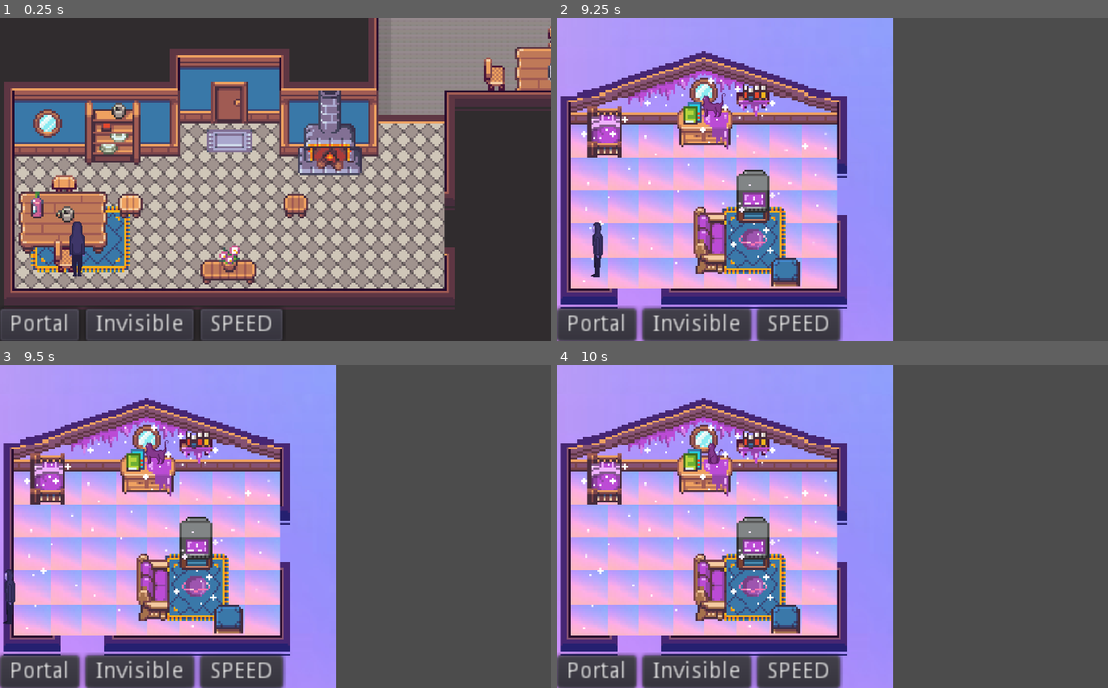
Above: before the commit, frames 1-4 (two rows, left to right).
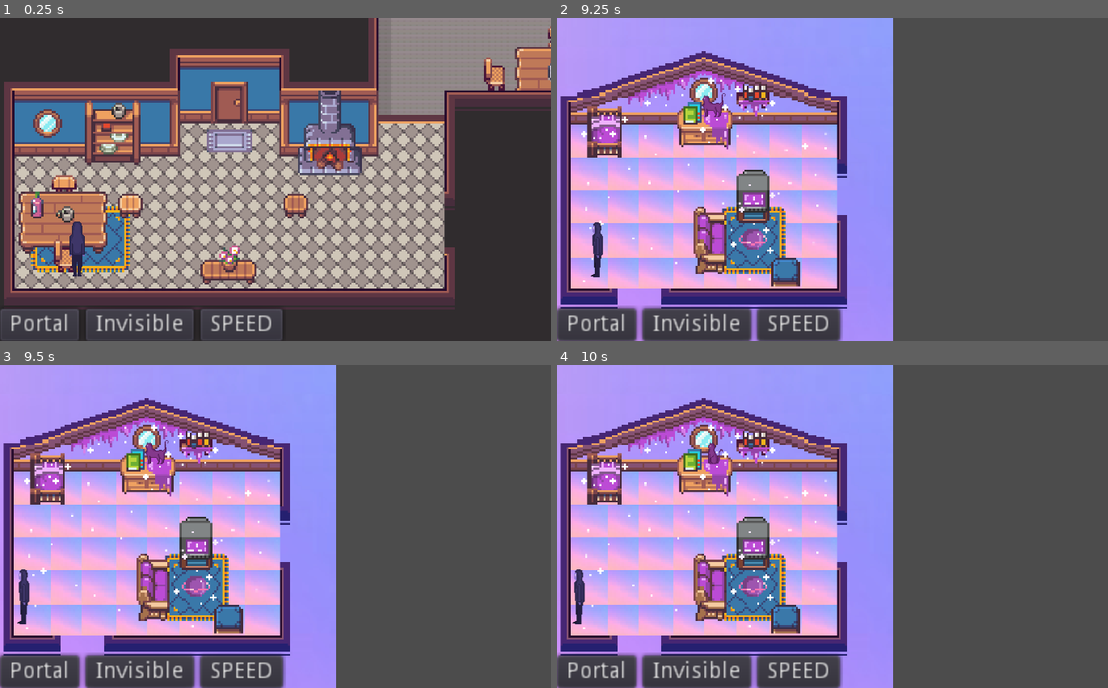
Above: after the commit, the same moments.

Repository: JayTheDaniels/The-Astral-Project
Game: Godot game, scene res://Src/Levels/LivingRoom.tscn
Same seed, same stepped clock (60 frames per second), same inputs: the game is played once before the commit and once after it. This scene is started directly instead of the project's main scene.
Inputs:
- Up to frame 1 (0.25 s): no input
- Up to frame 2 (9.25 s): click "Portal" at 0.5 s; click "Invisible" at 1.25 s; click "SPEED" at 2 s; tap Enter at 2.75, 8.75 s; hold W (up) 2.78-3.5 s; tap Space (interact) at 2.85, 5.75, 5.85, 8.85 s; click "Portal" at 3.5 s; click "Invisible" at 4.25 s; click "SPEED" at 5 s; hold W (up) 5.78-6.5 s; click "Portal" at 6.5 s; click "Invisible" at 7.25 s; click "SPEED" at 8 s; hold Left (left) from 8.78 s (still down)
- Up to frame 3 (9.5 s): keep holding Left (left)
- Up to frame 4 (10 s): keep holding Left (left); tap Space (interact) at 9.6 s

Frames 1-2 are identical in both runs. In frame 3, 0.5% of the frame differs, in the area x 0-6%, y 63-81%; in frame 4, 0.3%.

Commit message:
Fixed the walls!
Added boundaries to "Walls" group

Diff:
--- a/Src/Levels/Astral_Level_Base.tscn
+++ b/Src/Levels/Astral_Level_Base.tscn
@@ -29,15 +29,17 @@
 
 [node name="UI" parent="." instance=ExtResource( 2 )]
 
-[node name="AstralLevelBedroomBoundary" type="StaticBody2D" parent="."]
+[node name="AstralLevelBedroomBoundary" type="StaticBody2D" parent="." groups=[
+"Walls",
+]]
 
 [node name="CollisionPolygon2D" type="CollisionPolygon2D" parent="AstralLevelBedroomBoundary"]
 polygon = PoolVector2Array( 8, 32, 8, 168, 133.764, 168, 136, 152, 152, 152, 152, 168, 176, 168, 176, 48, 176, 48, 176, 32, 176, -16, 216, -16, 216, 216, -40, 216, -40, -16, 176, -16, 176, 32, 40, 32, 40, 64, 24, 64, 24, 32 )
-disabled = true
 
-[node name="AstralLevelObjectBoundary" type="StaticBody2D" parent="."]
+[node name="AstralLevelObjectBoundary" type="StaticBody2D" parent="." groups=[
+"Walls",
+]]
 position = Vector2( 104, 120 )
 
 [node name="CollisionPolygon2D" type="CollisionPolygon2D" parent="AstralLevelObjectBoundary"]
 polygon = PoolVector2Array( -16, 0, -16, 8, 0, 8, 8, 0, 24, -8, 24, -24, 8, -24, 8, 0 )
-disabled = true
